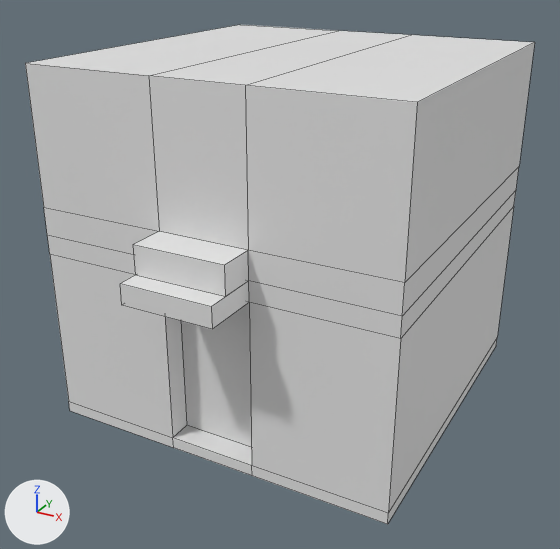
The FBX model GT_FinalProject/Assets/TowerBlocks/BaseDoor.fbx: old version first, new version second.
Camera for both pictures: a 50 mm lens placed at (4.21, -3.8, 1.58), pointed at (2.2, -0.15, -0.25). Lighting does not change. The marker at lower left points along +X, +Y and +Z. Mesh edges are drawn as thin lines. Where no turn or scale is listed for an object, it has been applied to the vertices.

Names of what the first picture shows: 'BaseDoor'.
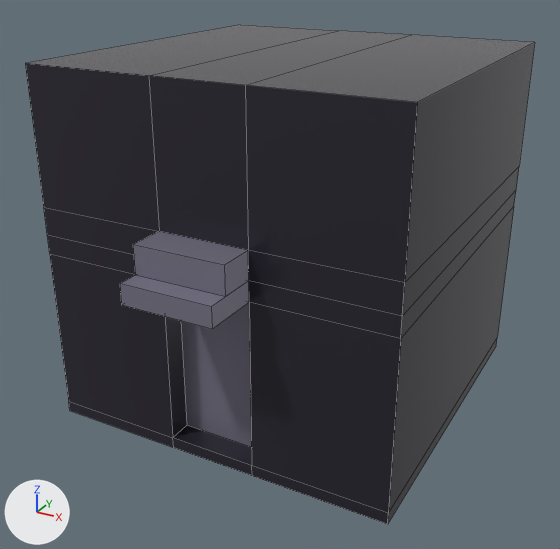
Changed parts and their boxes (x1, y1, x2, y2) in the pictures (560 x 549 px):
part 1 of me_cube, recoloured (white to grey)
    both: (29, 25, 535, 523)
part 2 of me_cube, recoloured (grey to black)
    both: (25, 63, 417, 524)
part 3 of me_cube, recoloured (white to grey)
    both: (120, 231, 249, 329)
part 4 of me_cube, recoloured
    both: (181, 302, 252, 447)

Diff of the bpy script that builds the scene:
```diff
--- a/GT_FinalProject/Assets/TowerBlocks/BaseDoor.fbx.py
+++ b/GT_FinalProject/Assets/TowerBlocks/BaseDoor.fbx.py
@@ mat_defaulttower @@
+mat_defaulttower = principled_material('DefaultTower')
+mat_defaulttower.base_color = (0.0292, 0.0262, 0.0397)  # black #302d38
+mat_defaulttower.metallic = 0.267
+mat_defaulttower.roughness = 0.183
@@ mat_roof @@
+mat_roof = principled_material('Roof')
+mat_roof.base_color = (0.234, 0.22, 0.296)  # grey #858194
+mat_roof.metallic = 0.333
@@ me_cube @@
 me_cube.from_pydata(...)  # 72 vertices, 70 faces; spans x -1.0..1.0, y -1.31..1.33, z 0.0..2.0
 # used by ob_basedoor; location = (2.256, 0.0, -1.0)
+# me_cube part 1: 33 of the faces centred in x -1.0..1.0, y 0.0..1.1, z 0.0..2.0 switch from no material to mat_defaulttower (black #302d38)
+# me_cube part 2: 17 of the faces centred in x -0.62..0.62, y -1.1..-0.93, z 0.03..1.63 switch from no material to mat_defaulttower (black #302d38)
+# me_cube part 3: 9 of the faces centred in x -0.25..0.25, y -1.31..-1.1, z 1.0..1.26 switch from no material to mat_roof (grey #858194)
+# me_cube part 4: 1 of the faces centred in x 0.0, y -0.87, z 0.53 switch from no material to mat_roof (grey #858194)
```
